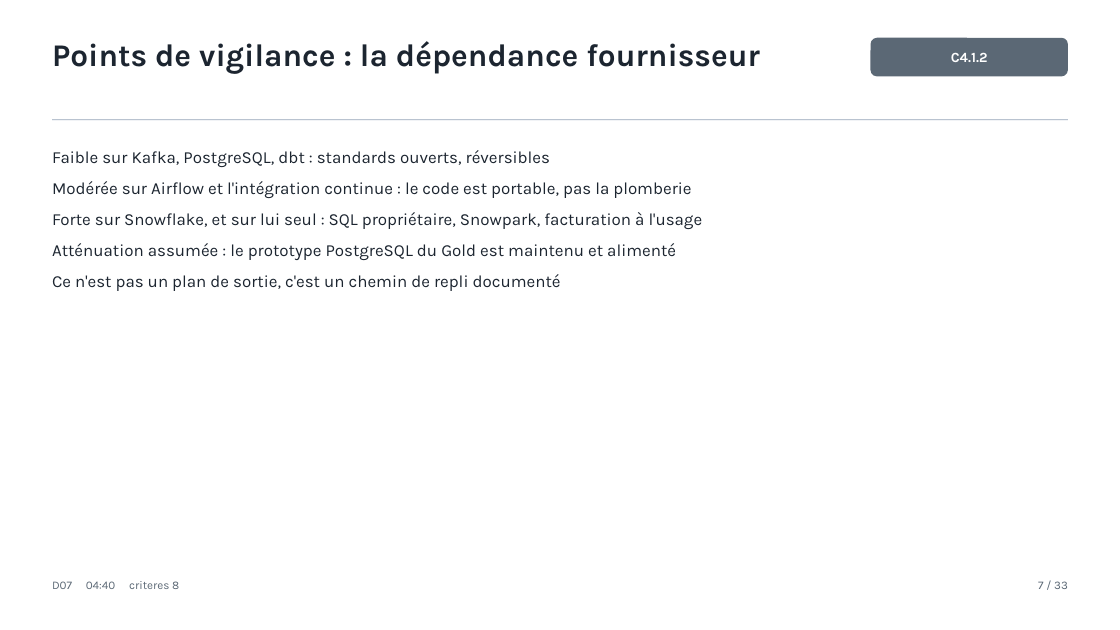
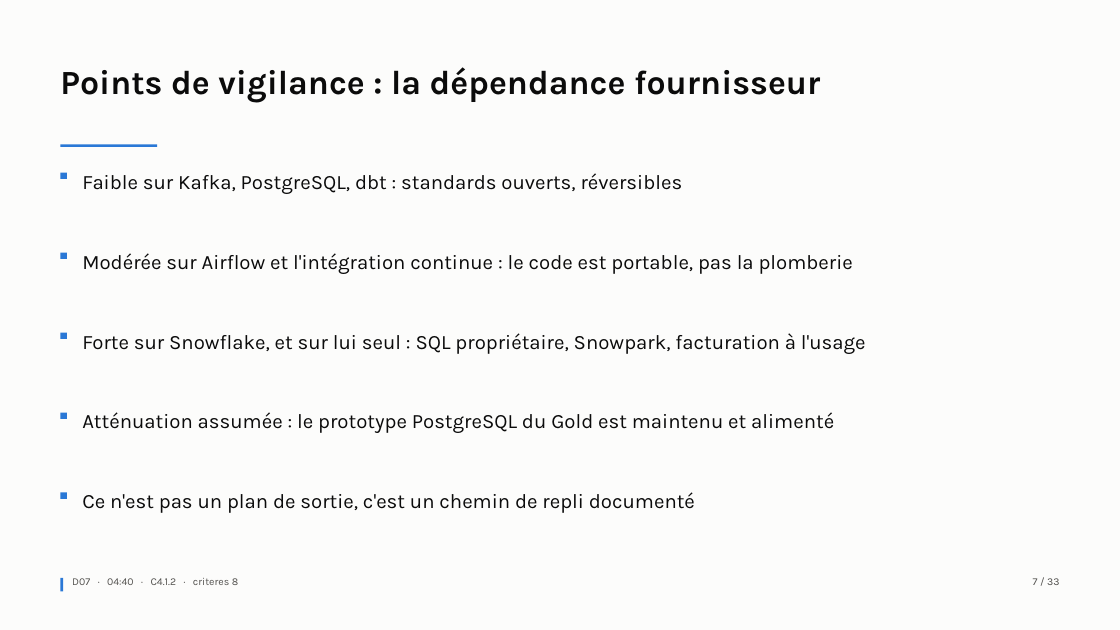
Before and after one commit to Mael8zinsou/gamelens-bloc4_0, a slide deck: slide 7 of docs/support_soutenance.pptx. Drawn at 1120x630 pixels with LibreOffice and Linux fonts; fonts in the diff are those of the drawing. Boxes give left, top, right and bottom in pixels: in the first picture for what was removed or moved away, otherwise in the second. Text is boxed around its words. In the diff, an @@ line names an element or a change of style, - is before the commit and + after.

```diff
--- a/docs/support_soutenance.pptx
+++ b/docs/support_soutenance.pptx
@@ rectangle added at [0, 0, 1120, 630], fill #FCFCFB @@
@@ rounded rectangle removed at [870, 38, 1068, 76] @@
-C4.1.2
@@ text "Points de vigilance : la ...": place and size @@
-text "Points de vigilance : la ..." at [52, 41, 760, 74]
+text "Points de vigilance : la ..." at [60, 67, 820, 102]
@@ text "Points de vigilance : la ..." at [60, 67, 820, 102]: size 27 to 29 pt, text colour #1C2530 to #0B0B0B @@
@@ rectangle removed at [52, 119, 1068, 120] @@
@@ rectangle added at [60, 145, 157, 147], fill #2A78D6 @@
@@ text at [52, 150, 691, 198]: paragraphs removed @@
-Faible sur Kafka, PostgreSQL, dbt : standards ouverts, réversibles
-Modérée sur Airflow et l'intégration continue : le code est portable, pas la plomberie
@@ rectangle added at [60, 173, 66, 179], fill #2A78D6 @@
@@ text added at [82, 173, 683, 194], 17.5 pt, text #0B0B0B @@
+Faible sur Kafka, PostgreSQL, dbt : standards ouverts, réversibles
@@ text at [52, 243, 676, 291]: paragraphs removed @@
-Atténuation assumée : le prototype PostgreSQL du Gold est maintenu et alimenté
-Ce n'est pas un plan de sortie, c'est un chemin de repli documenté
@@ rectangle added at [60, 253, 66, 259], fill #2A78D6 @@
@@ text added at [82, 253, 853, 274], 17.5 pt, text #0B0B0B @@
+Modérée sur Airflow et l'intégration continue : le code est portable, pas la plomberie
@@ text "Forte sur Snowflake, et sur ...": place and size @@
-text "Forte sur Snowflake, et sur ..." at [52, 150, 703, 291]
+text "Forte sur Snowflake, et sur ..." at [82, 333, 866, 354]
@@ text "Forte sur Snowflake, et sur ..." at [82, 333, 866, 354]: size 14.5 to 17.5 pt, text colour #1C2530 to #0B0B0B; indent changed; line spacing 1 to 1.15; less space between paragraphs @@
@@ rectangle added at [60, 333, 66, 339], fill #2A78D6 @@
@@ rectangle added at [60, 413, 66, 418], fill #2A78D6 @@
@@ text added at [82, 412, 834, 433], 17.5 pt, text #0B0B0B @@
+Atténuation assumée : le prototype PostgreSQL du Gold est maintenu et alimenté
@@ rectangle added at [60, 492, 66, 498], fill #2A78D6 @@
@@ text added at [82, 492, 695, 513], 17.5 pt, text #0B0B0B @@
+Ce n'est pas un plan de sortie, c'est un chemin de repli documenté
@@ rectangle added at [60, 578, 63, 592], fill #2A78D6 @@
@@ text at [72, 578, 238, 585]: text changed; size 10 to 9 pt; text colour #5B6875 to #52514E @@
-D07 04:40 criteres 8
+D07 · 04:40 · C4.1.2 · criteres 8
@@ text "7 / 33" at [1033, 578, 1059, 585]: size 10 to 9 pt, text colour #5B6875 to #52514E @@
```
Also in this commit, not shown: 27 other slides changed, 5 slides added, 5 slides removed, 1 other file.
